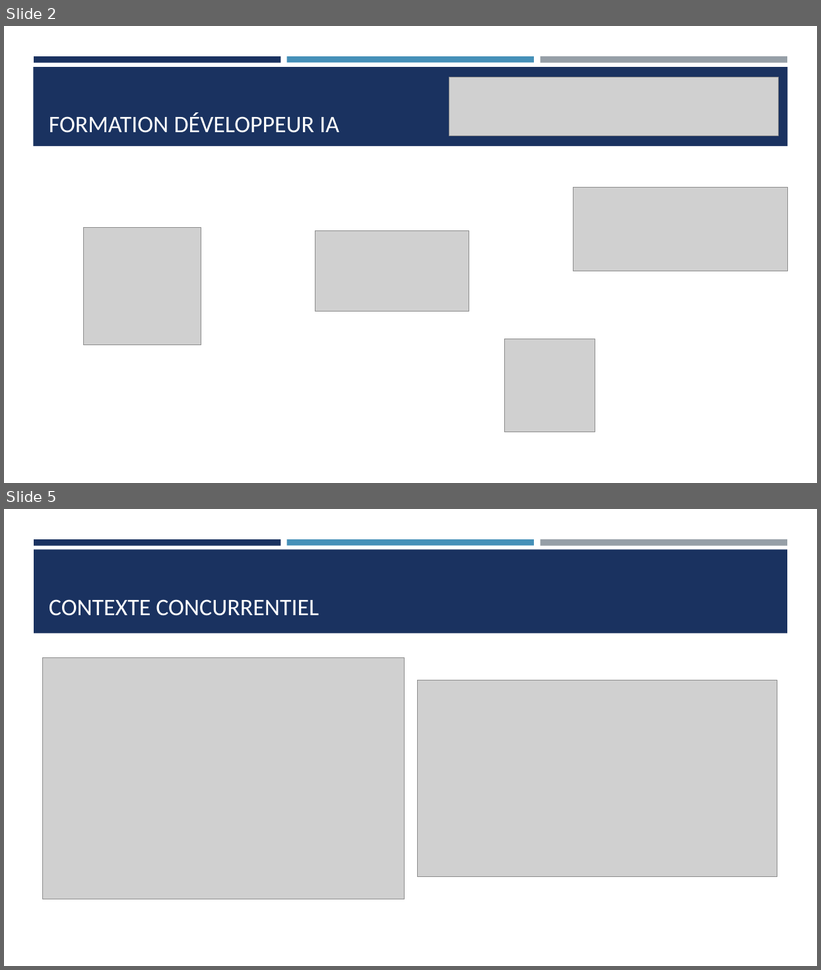
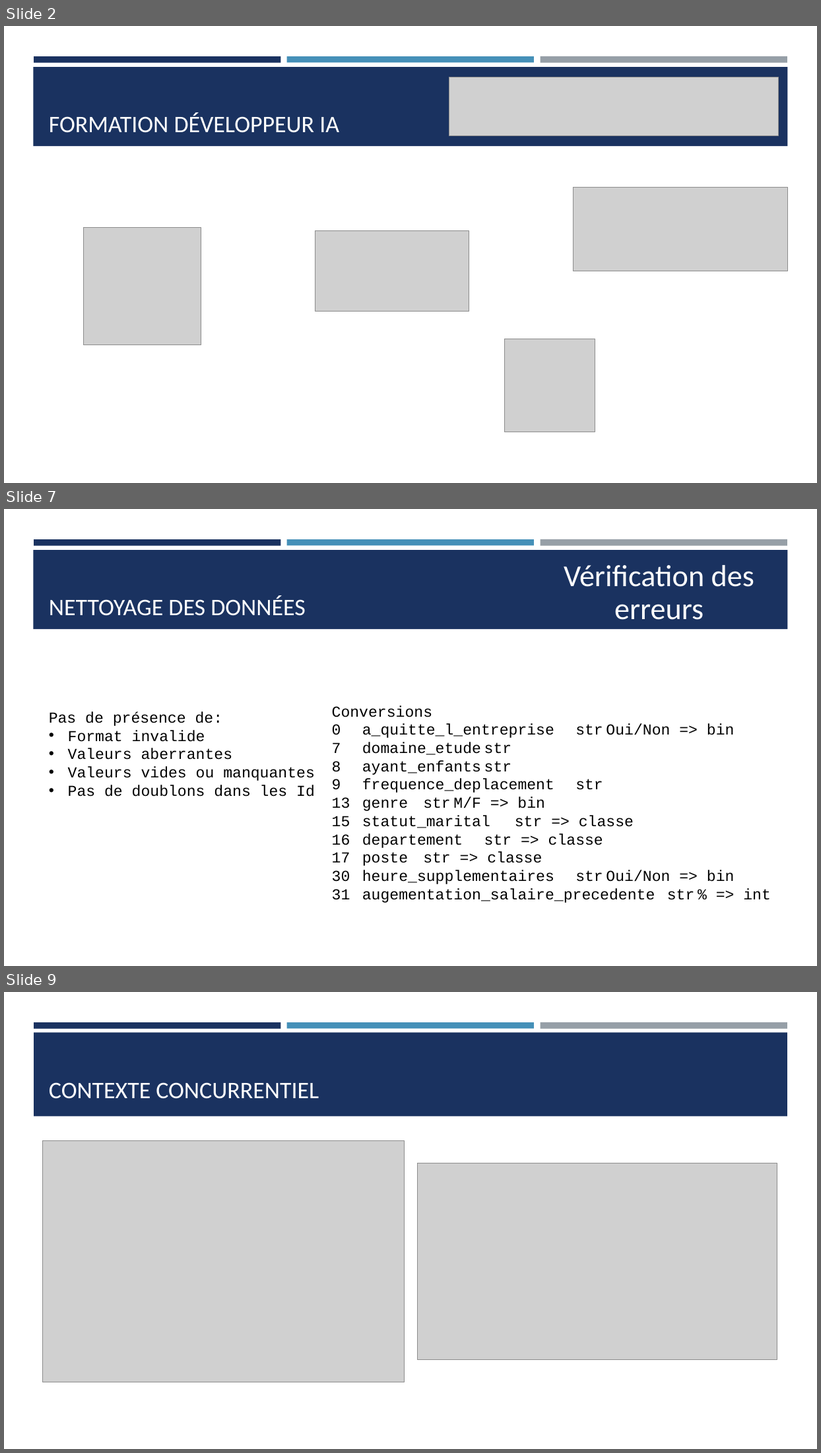
Before and after one commit to Ace4teaM/OCR-NovaTech, a slide deck: Presentation.pptx. Shown one above the other, each under a label of ours: slides 2 and 5 before the commit, slides 2, 7 and 9 after it; the slides between them are not shown. The pictures are 821x970 and 821x1453 pixels, drawn with LibreOffice and Linux fonts; fonts in the diff are those of the drawing; grey boxes stand for pictures. Boxes give left, top, right and bottom in pixels: in the first picture for what was removed or moved away, otherwise in the second. Text is boxed around its words. In the diff, an @@ line names an element or a change of style, - is before the commit and + after.

Commit message:
Nettoyage et conversion des données dans un fichier optimisé 'parquet'

```diff
--- a/Presentation.pptx
+++ b/Presentation.pptx
@@ slide 7 added at [4,509,817,966], background #FFFFFF; not listed: 4 template elements that a slide beside it also shows @@
@@ text added at [564,565,754,620], 36 pt, text #FFFFFF @@
+Vérification des erreurs
@@ title added at [49,595,305,616], 28 pt, text #FFFFFF @@
+NETTOYAGE DES DONNÉES
@@ text added at [332,706,771,903], 18 pt, text #000000 @@
+Conversions
+0 a_quitte_l_entreprise str Oui/Non => bin
+7 domaine_etude str
+8 ayant_enfants str
+9 frequence_deplacement str
+13 genre str M/F => bin
+15 statut_marital str => classe
+16 departement str => classe
+17 poste str => classe
+30 heure_supplementaires str Oui/Non => bin
+31 augementation_salaire_precedente str % => int
@@ text added at [49,712,315,797], 18 pt, text #000000 @@
+Pas de présence de:
+• Format invalide
+• Valeurs aberrantes
+• Valeurs vides ou manquantes
+• Pas de doublons dans les Id
@@ what was slide 5 is now slide 9 @@
```
Also in this commit, not shown: 1 slide changed, 3 other slides added, 4 other files.
